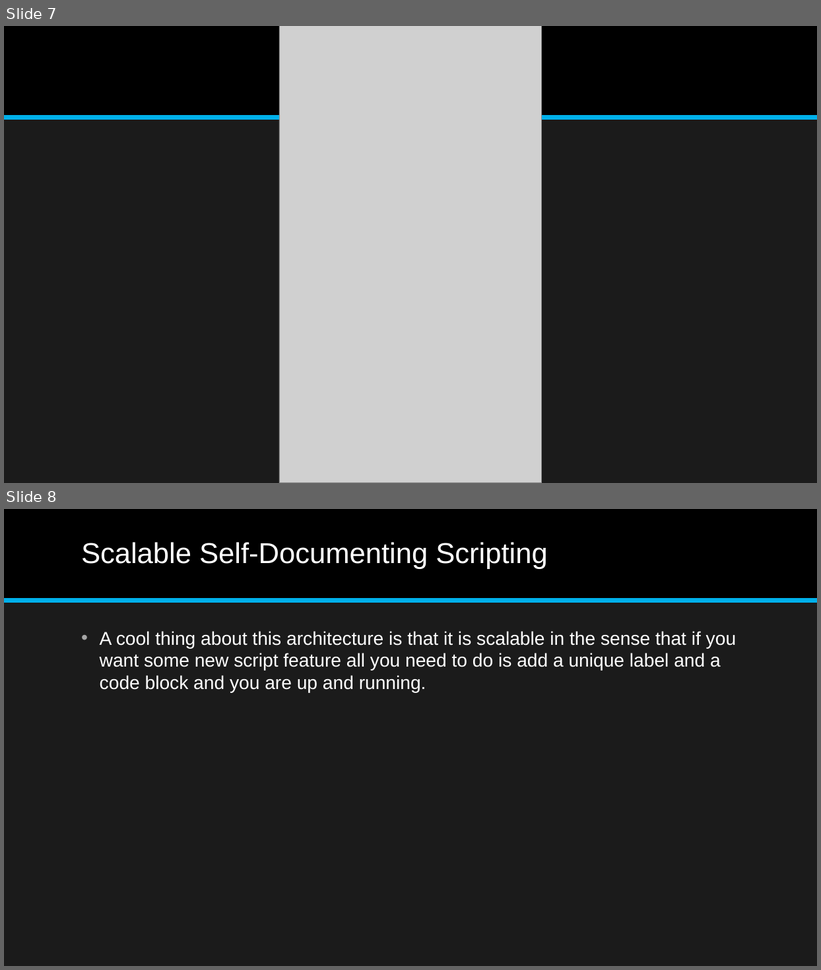
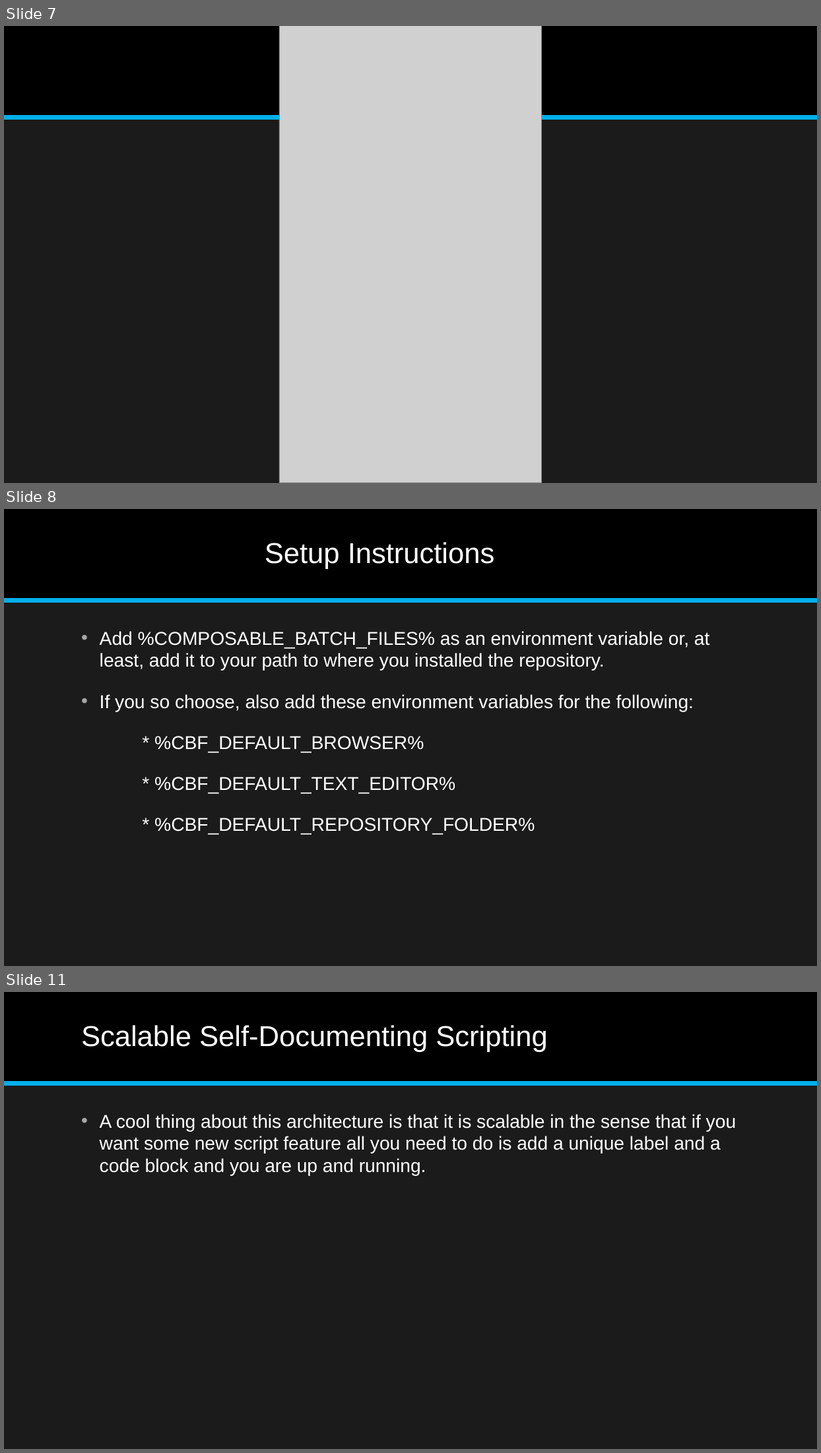
Before and after one commit to jonathan-r-jones/Composable-Batch-Files, a slide deck: Composable Batch File Helper.pptx. Shown one above the other, each under a label of ours: slides 7 and 8 before the commit, slides 7, 8 and 11 after it; the slides between them are not shown. The pictures are 821x970 and 821x1453 pixels, drawn with LibreOffice and Linux fonts; fonts in the diff are those of the drawing; grey boxes stand for pictures. Boxes give left, top, right and bottom in pixels: in the first picture for what was removed or moved away, otherwise in the second. Text is boxed around its words. In the diff, an @@ line names an element or a change of style, - is before the commit and + after.

```diff
--- a/Composable Batch File Helper.pptx
+++ b/Composable Batch File Helper.pptx
@@ slide 8 added at (4, 509, 817, 966), background #1B1B1B; not listed: 2 template elements that a slide beside it also shows @@
@@ title added at (265, 542, 495, 569), 34 pt, text #FFFFFF @@
+Setup Instructions
@@ text added at (100, 631, 710, 835), 22 pt, text #FFFFFF @@
+• Add %COMPOSABLE_BATCH_FILES% as an environment variable or, at least, add it to your path to where you installed the repository.
+• If you so choose, also add these environment variables for the following:
+* %CBF_DEFAULT_BROWSER%
+* %CBF_DEFAULT_TEXT_EDITOR%
+* %CBF_DEFAULT_REPOSITORY_FOLDER%
@@ what was slide 8 is now slide 11 @@
```
Also in this commit, not shown: 3 other slides added, 2 other files.
